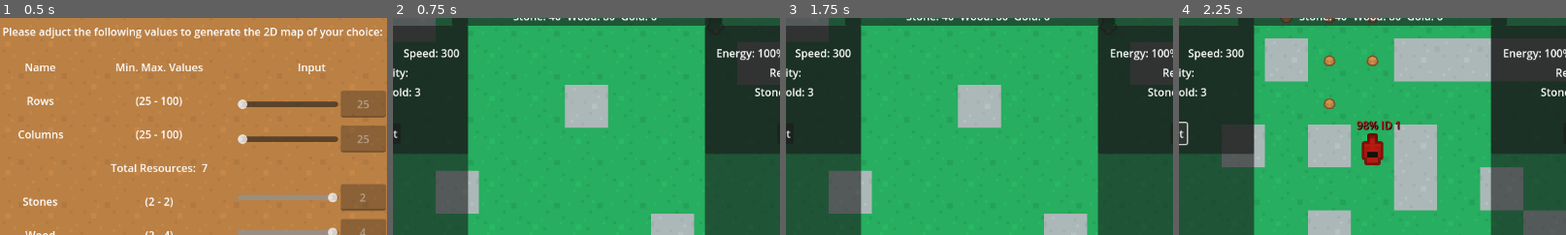
Above: before the commit, frames 1-4 (left to right).
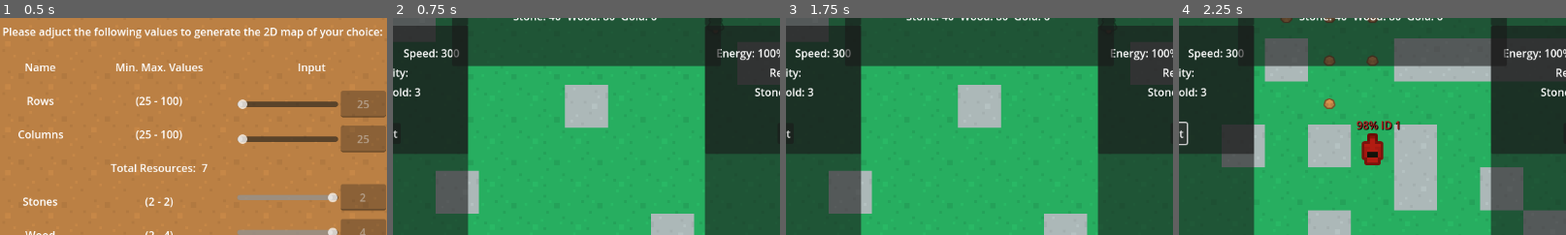
Above: after the commit, the same moments.

Repository: ApostolisSiampanis/intelligent-agents
Game: Godot game, scene res://scenes/input_screen.tscn
Two runs of this game, one before a commit and one after it. Both use one fixed random seed, a clock stepped at 60 frames per second and the inputs below.
Inputs:
- Up to frame 1 (0.5 s): no input
- Up to frame 2 (0.75 s): click "Start" at 0.5 s
- Up to frame 3 (1.75 s): click "Show Map" at 1.25 s
- Up to frame 4 (2.25 s): click "Show Agent" at 2 s
The pictures show only the part of the screen within x 25-75%, y 20-70%; the shares and areas given below are measured in that part.

Frame 1 is identical in both runs. In frame 2, 12% of the frame differs, in the area x 15-85%, y 3-23%; in frame 3, 12%; in frame 4, 12%.

Commit message:
- Add a label to announce the winning team

Diff:
--- a/scenes/map_generator.tscn
+++ b/scenes/map_generator.tscn
@@ -239,7 +239,7 @@
 
 [node name="PanelGoal" type="Panel" parent="UILayer"]
 unique_name_in_owner = true
-custom_minimum_size = Vector2(400, 140)
+custom_minimum_size = Vector2(400, 200)
 anchors_preset = 5
 anchor_left = 0.5
 anchor_right = 0.5
@@ -287,6 +287,11 @@
 layout_mode = 2
 text = "Gold: %"
 
+[node name="LabelFinishedGameMessage" type="Label" parent="UILayer/PanelGoal/VBoxContainer"]
+unique_name_in_owner = true
+layout_mode = 2
+horizontal_alignment = 1
+
 [node name="Timer" type="Timer" parent="."]
 unique_name_in_owner = true
 autostart = true
